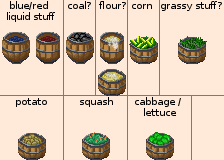
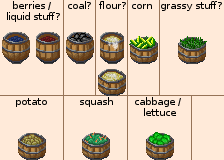
Revision of a layered 224 x 160 image; what changed, layer by layer:
renamed "text-liquid" to "text-berry", painted on it over [10, 1, 60, 20]
